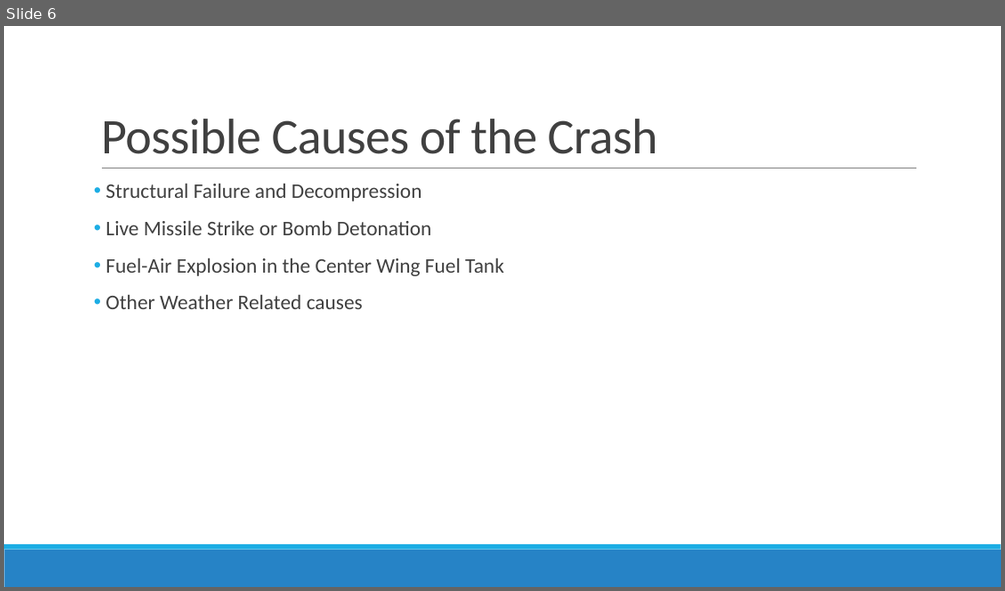
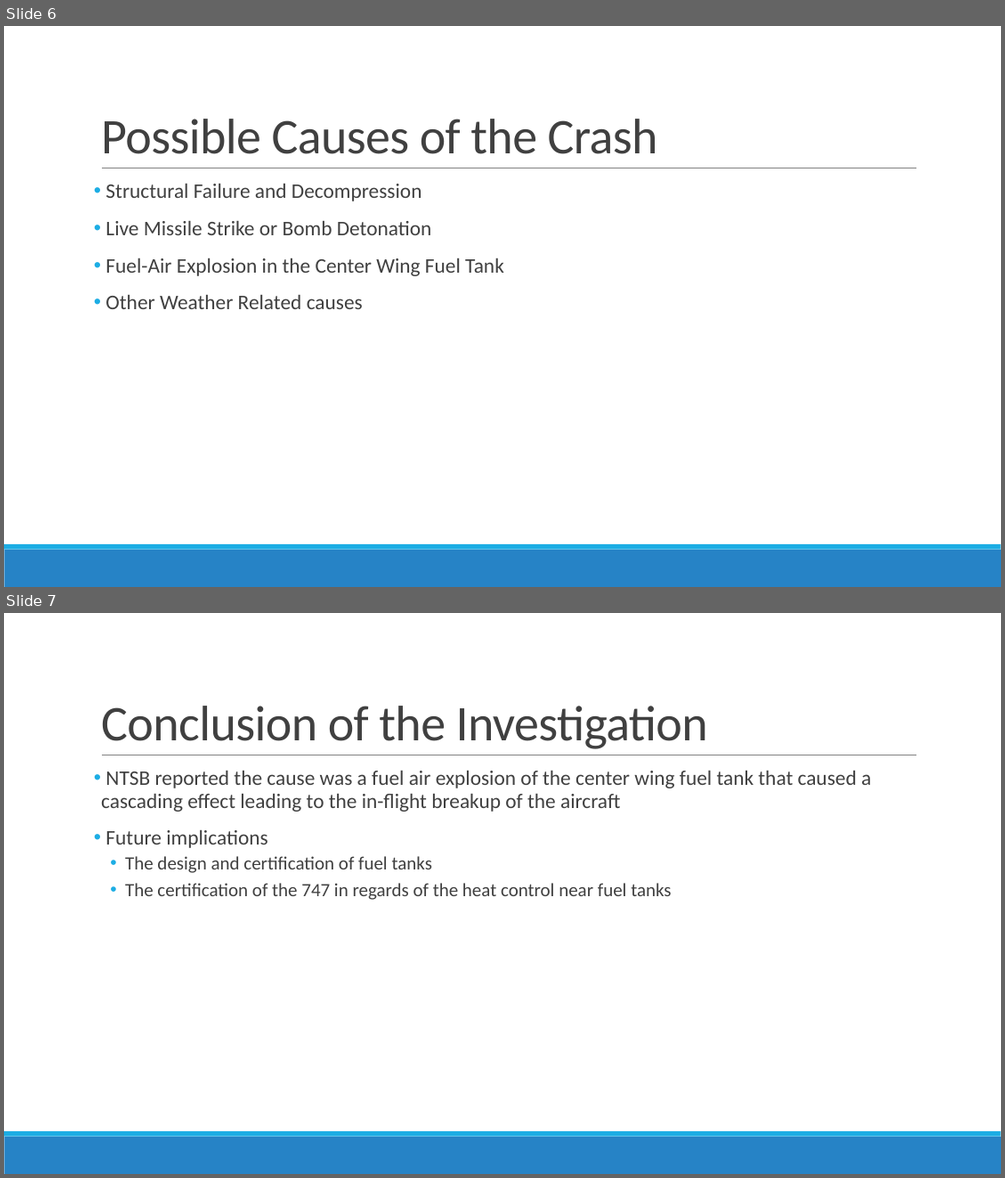
Before and after one commit to starkc1/Fall_2019, a slide deck: CEC300/Stark_Presentation.pptx. Shown one above the other, each under a label of ours: slide 6 before the commit, slides 6 and 7 after it. The pictures are 1005x591 and 1005x1178 pixels, drawn with LibreOffice and Linux fonts; fonts in the diff are those of the drawing. Boxes give left, top, right and bottom in pixels: in the first picture for what was removed or moved away, otherwise in the second. Text is boxed around its words. In the diff, an @@ line names an element or a change of style, - is before the commit and + after.

```diff
--- a/CEC300/Stark_Presentation.pptx
+++ b/CEC300/Stark_Presentation.pptx
@@ slide 7 added at box(4, 613, 1001, 1174), background #FFFFFF; not listed: 3 template elements that a slide beside it also shows @@
@@ title added at box(101, 706, 708, 749), 48 pt, text #404040 @@
+Conclusion of the Investigation
@@ text added at box(101, 771, 871, 900), 20 pt, text #404040 @@
+• NTSB reported the cause was a fuel air explosion of the center wing fuel tank that caused a cascading effect leading to the in-flight breakup of the aircraft
+• Future implications
+  • The design and certification of fuel tanks
+  • The certification of the 747 in regards of the heat control near fuel tanks
```
Also in this commit, not shown: 2 other slides added, 11 other files.
